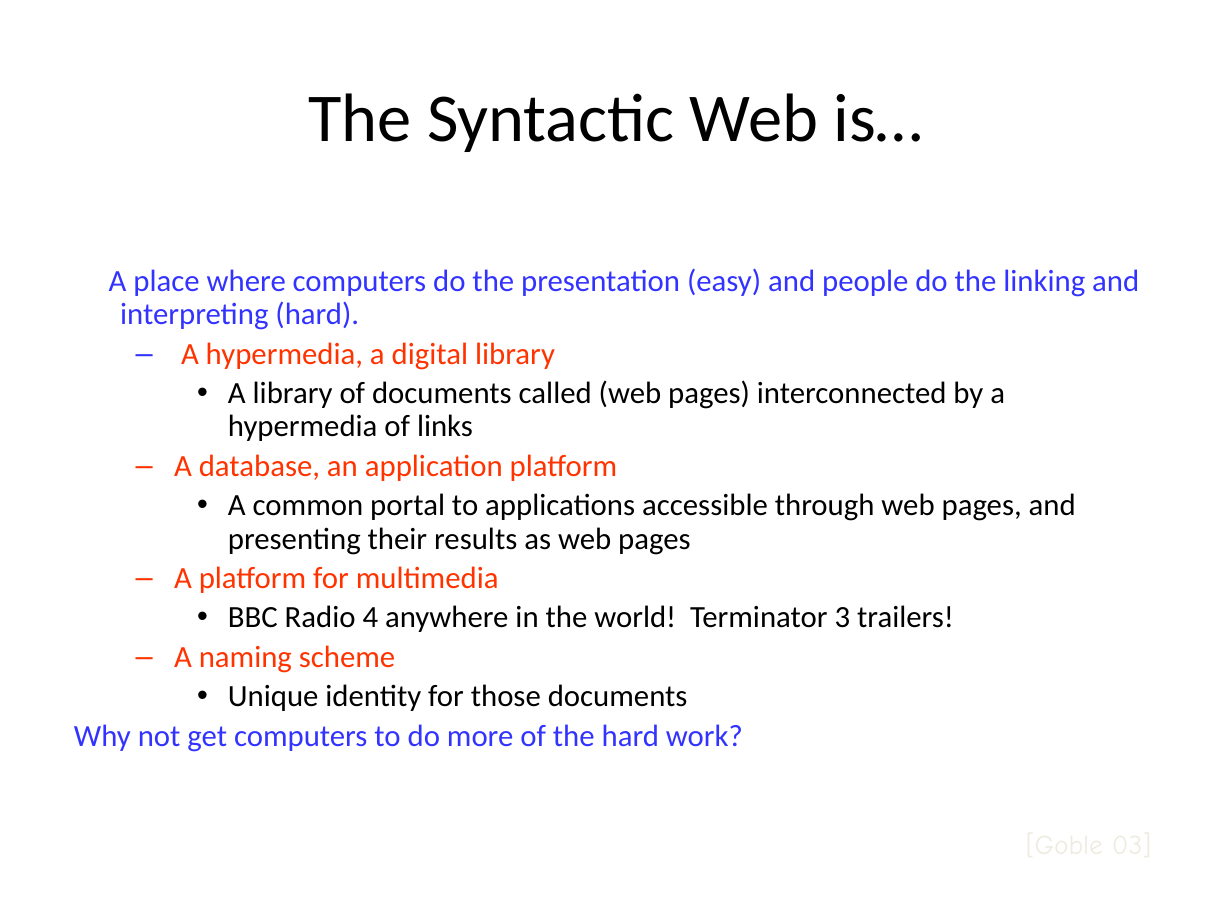
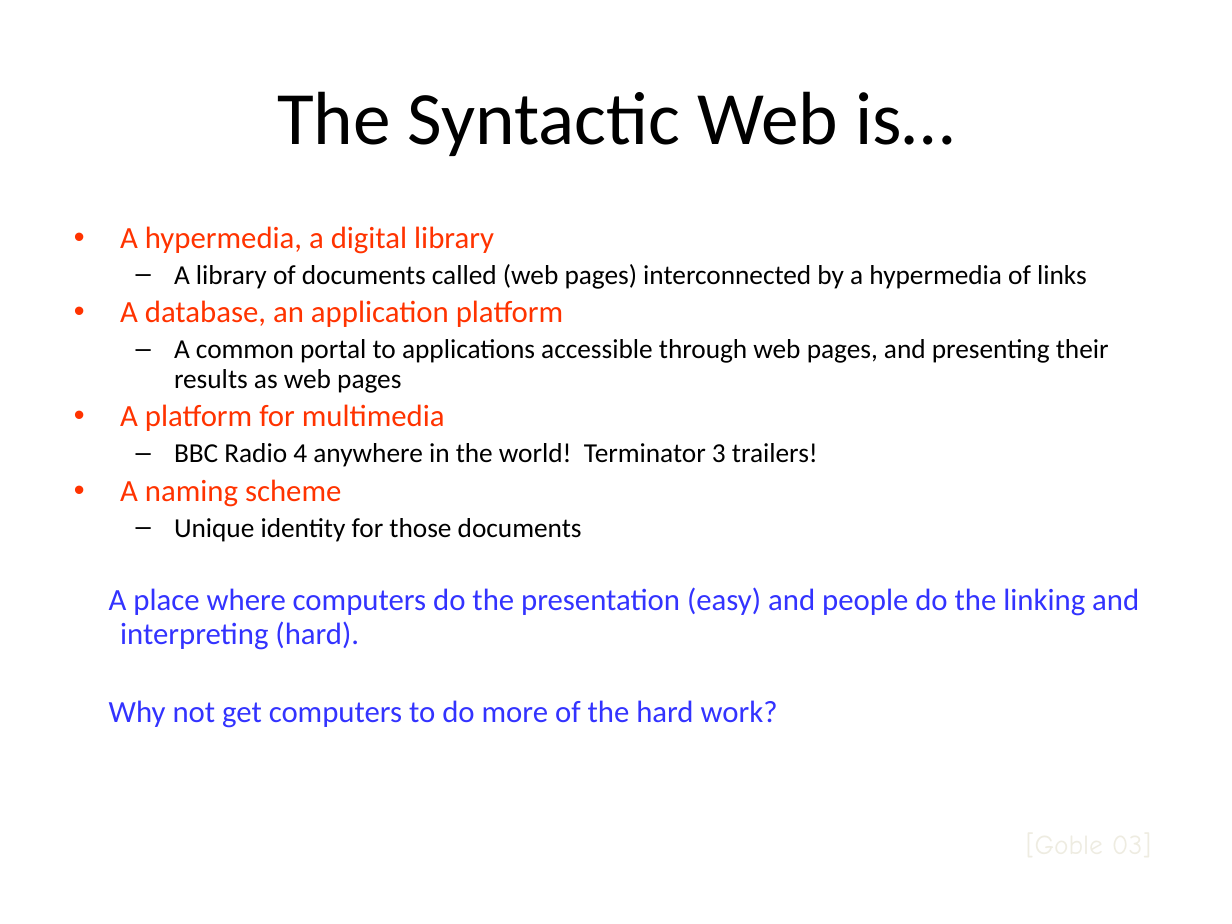
Before and after one commit to selminessrine/faculty-semweb, a slide deck: slide 5 of doc/workshop/Introduction to Semantic Web and Ontologies-shortversion.pptx. Drawn at 1232x924 pixels with LibreOffice and Linux fonts; fonts in the diff are those of the drawing. Boxes give left, top, right and bottom in pixels: in the first picture for what was removed or moved away, otherwise in the second. Text is boxed around its words. In the diff, an @@ line names an element or a change of style, - is before the commit and + after.

```diff
--- a/doc/workshop/Introduction to Semantic Web and Ontologies-shortversion.pptx
+++ b/doc/workshop/Introduction to Semantic Web and Ontologies-shortversion.pptx
@@ title "The Syntactic Web is…" at [277, 91, 954, 156]: size 40 to 44 pt @@
@@ text at [120, 226, 1109, 542]: size 18 to 16 pt in "A library of documents called (web pages) ...", "A common portal to applications accessible through ...", "BBC Radio 4 anywhere in the world! ...", "Unique identity for those documents"; bullet – to •; list level 2 to 1 in "A hypermedia, a digital library"; bullet • to –; list level 3 to 2 in "A library of documents called ..."; list level 2 to 1 in "A database, an application platform"; list level 3 to 2 in "A common portal to applications ..."; list level 2 to 1 in "A platform for multimedia"; list level 3 to 2 in "BBC Radio 4 anywhere in ..."; list level 2 to 1 in "A naming scheme"; list level 3 to 2 in "Unique identity for those documents" @@
@@ text at [109, 268, 1139, 330]: paragraph removed @@
-A place where computers do the presentation (easy) and people do the linking and interpreting (hard).
@@ text at [109, 587, 1139, 650]: paragraph added @@
+A place where computers do the presentation (easy) and people do the linking and interpreting (hard).
```
Also in this commit, not shown: 3 other slides changed, 1 slide added.
